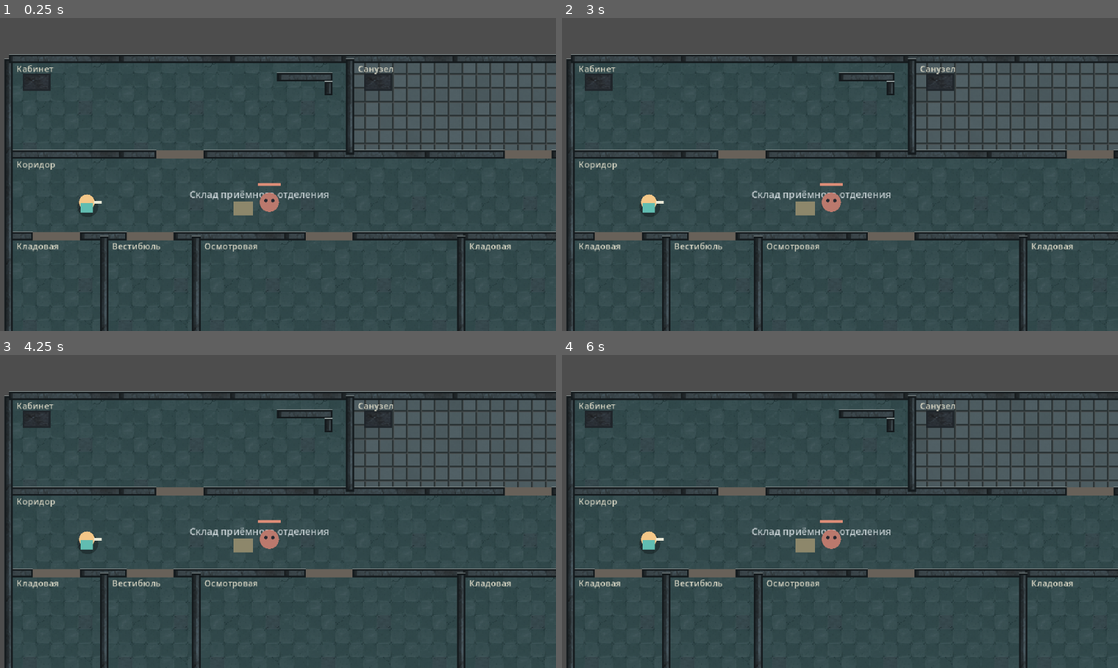
Above: before the commit, frames 1-4 (two rows, left to right).
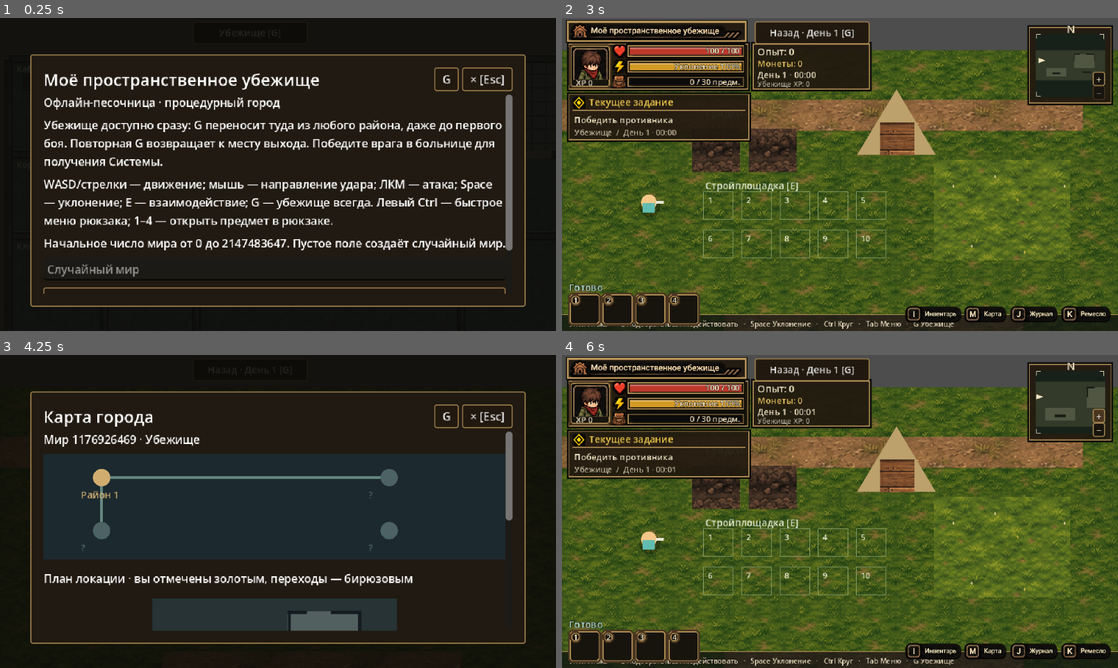
Above: after the commit, the same moments.

Repository: AndreyCokol/My_shelter
Game: Godot game, scene res://game/scenes/main/playable.tscn
The game is run twice, just before and just after one commit, with the same random seed, the same clock (stepped at 60 frames per second) and the same inputs.
Inputs (mouse positions are in pixels of both pictures, inside the frame that each line leads up to):
- Up to frame 1 (0.25 s): no input
- Up to frame 2 (3 s): click (834, 299) at 0.5 s, where only the run after the commit has a clickable "Начать игру"; click (834, 299) at 1.25 s, where only the run after the commit has a clickable "Начать игру"; click (812, 33) at 2 s, where only the run after the commit has a clickable "Убежище [G]"; click (1006, 80) at 2.75 s, where only the run after the commit has a clickable "G"
- Up to frame 3 (4.25 s): click (505, 401) at 3.52 s
- Up to frame 4 (6 s): click (812, 370) at 4.25 s, where only the run after the commit has a clickable "Назад · День 1 [G]"; click (1051, 417) at 5 s, where only the run after the commit has a clickable "× [Esc]"; click (1101, 414) at 5.75 s, where only the run after the commit has a clickable "+"

The runs differ from the first frame. In frame 1, 96% of the frame differs, in the area x 0-100%, y 0-100%; in frame 2, 95%; in frame 3, 93%; in frame 4, 95%.
Error before the commit: Parse Error: The member "Skin" shadows a native class. (res://game/ui/exploration_hud.gd:7)

Commit message:
fix(A5): avoid GDScript built-in Skin class shadowing in reference HUD

Diff:
--- a/game/ui/exploration_hud.gd
+++ b/game/ui/exploration_hud.gd
@@ -4,7 +4,7 @@
 signal slot_requested(index: int)
 
 const SHEET = preload("res://game/assets/project/hud/night_hud.png")
-const Skin = preload("res://game/ui/reference_skin.gd")
+const VisualSkin = preload("res://game/ui/reference_skin.gd")
 const TITLE = Rect2(0, 0, 526, 57)
 const PORTRAIT = Rect2(0, 59, 131, 106)
 const HEART = Rect2(134, 59, 43, 42)
@@ -171,11 +171,11 @@
 func _draw() -> void:
 	# Reference R1–R4: persistent title, portrait, gauges, compact session
 	# metadata and quest tracker. All metrics derive from actual runtime state.
-	var safe: bool = Skin.is_shelter(current_scene_id)
-	Skin.panel(self, Rect2(6, 4, 206, 23), safe)
+	var safe: bool = VisualSkin.is_shelter(current_scene_id)
+	VisualSkin.panel(self, Rect2(6, 4, 206, 23), safe)
 	draw_texture_rect_region(SHEET, Rect2(8, 5, 200, 21), TITLE)
-	draw_rect(Rect2(6, 4, 206, 23), Skin.trim(safe), false, 1)
-	Skin.panel(self, Rect2(7, 29, 208, 54), safe)
+	draw_rect(Rect2(6, 4, 206, 23), VisualSkin.trim(safe), false, 1)
+	VisualSkin.panel(self, Rect2(7, 29, 208, 54), safe)
 	frame(self, Rect2(9, 31, 47, 49))
 	draw_texture_rect_region(SHEET, Rect2(10, 32, 45, 39), PORTRAIT)
 	caption(self, Vector2(16, 78), "XP %d" % hero_xp, 9)
@@ -187,20 +187,20 @@
 	_bar(Rect2(75, 67, 135, 13), float(load_units) / maxi(capacity, 1), Color("397f7d"), "%d / %d предм." % [load_units, capacity])
 	# The reference's temperature/water bars are intentionally NOT faked:
 	# game-state currently has no temperature or hydration simulation.
-	Skin.panel(self, Rect2(219, 29, 136, 54), safe)
+	VisualSkin.panel(self, Rect2(219, 29, 136, 54), safe)
 	caption(self, Vector2(225, 43), "Опыт: %d" % hero_xp, 11)
 	caption(self, Vector2(225, 56), "Монеты: %d" % coins, 10, Color("e9c15c"))
 	caption(self, Vector2(225, 69), "День %d · %02d:%02d" % [current_day, current_hour, current_minute], 10)
 	caption(self, Vector2(225, 79), "Убежище XP: %d" % shelter_xp, 8, Color("aeaa91"))
-	Skin.panel(self, Rect2(7, 87, 209, 54), safe)
+	VisualSkin.panel(self, Rect2(7, 87, 209, 54), safe)
 	draw_texture_rect_region(SHEET, Rect2(12, 90, 15, 15), QUEST)
 	caption(self, Vector2(31, 101), "Текущее задание", 11, Color("f5cc4d"))
-	draw_line(Vector2(12, 106), Vector2(211, 106), Skin.trim(safe), 1.0)
+	draw_line(Vector2(12, 106), Vector2(211, 106), VisualSkin.trim(safe), 1.0)
 	caption(self, Vector2(14, 121), _fit(objective, 195.0, 10), 10)
 	caption(self, Vector2(14, 135), _fit(location_text, 195.0, 9), 9, Color("cdbd9c"))
 	var footer := Rect2(0, size.y - 19, size.x, 19)
 	draw_rect(footer, Color("111511", 0.79) if safe else Color("0e141a", 0.86))
-	draw_line(Vector2(0, footer.position.y), Vector2(size.x, footer.position.y), Skin.trim(safe), 1.0)
+	draw_line(Vector2(0, footer.position.y), Vector2(size.x, footer.position.y), VisualSkin.trim(safe), 1.0)
 	caption(self, Vector2(9, size.y - 5), "ЛКМ Атака   ·   E Подобрать/взаимодействовать   ·   Space Уклонение   ·   Ctrl Круг   ·   Tab Меню   ·   G Убежище", 8)
 
 
@@ -214,15 +214,15 @@
 	return candidate + "…"
 
 func _bar(rect: Rect2, ratio: float, tint: Color, value: String) -> void:
-	Skin.gauge(self, rect, ratio, tint, Skin.is_shelter(current_scene_id))
+	VisualSkin.gauge(self, rect, ratio, tint, VisualSkin.is_shelter(current_scene_id))
 	var font := ThemeDB.fallback_font
 	var width := font.get_string_size(value, HORIZONTAL_ALIGNMENT_LEFT, -1, 9).x
 	caption(self, Vector2(rect.end.x - width - 5, rect.position.y + 10), value, 9)
 
 
 func _draw_map() -> void:
-	Skin.panel(map_node, Rect2(0, 3, 96, 89), Skin.is_shelter(current_scene_id))
-	map_node.draw_rect(MAP_AREA, Color("182119") if Skin.is_shelter(current_scene_id) else Color("131b22"))
+	VisualSkin.panel(map_node, Rect2(0, 3, 96, 89), VisualSkin.is_shelter(current_scene_id))
+	map_node.draw_rect(MAP_AREA, Color("182119") if VisualSkin.is_shelter(current_scene_id) else Color("131b22"))
 	var world = app.scene_router.current_world()
 	if not is_instance_valid(world):
 		return
